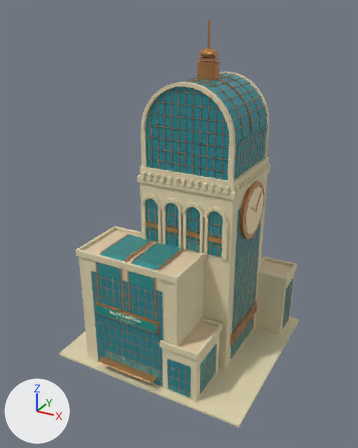
The glTF model game/assets/desert-dreams-3d/252-blender.glb: old version first, new version second.
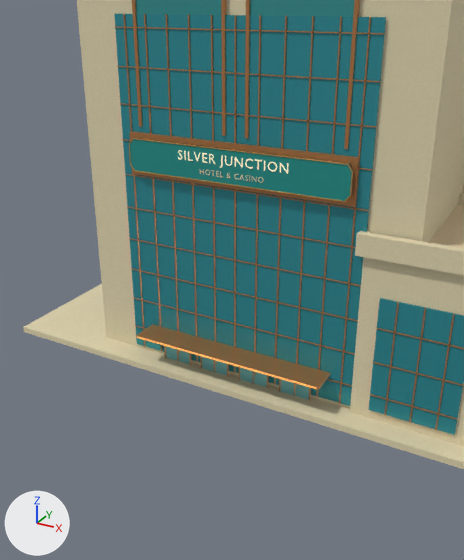
Old and new are each drawn whole from a 50 mm lens placed at (60.7, -114.4, 95.7), pointed at (-0.3, -3.5, 40.3) and again close up from a 50 mm lens placed at (19.0, -67.9, 32.2), pointed at (-4.2, -25.8, 11.1). The lights are fixed; the arrows at lower left show +X, +Y and +Z. The last two pictures show the newer version. Objects named as collision shapes, trigger or cutter boxes, shadow casters or lower levels of detail are left out.

Names of what the first close-up shows: 'silver-junction copper', 'silver-junction cream • stucco', 'silver-junction glass', 'silver-junction glass_light', 'silver-junction roof • stucco', 'silver-junction sign_gold', 'silver-junction sign_ivory', 'silver-junction sign_neon_ivory', 'silver-junction sign_teal', 'silver-junction teal' and 2 more.
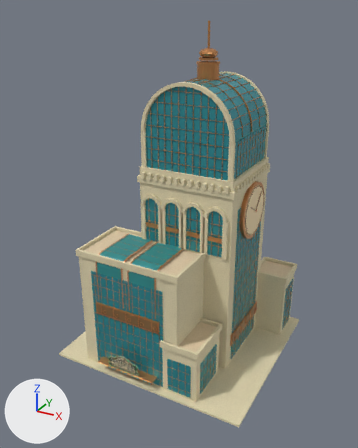
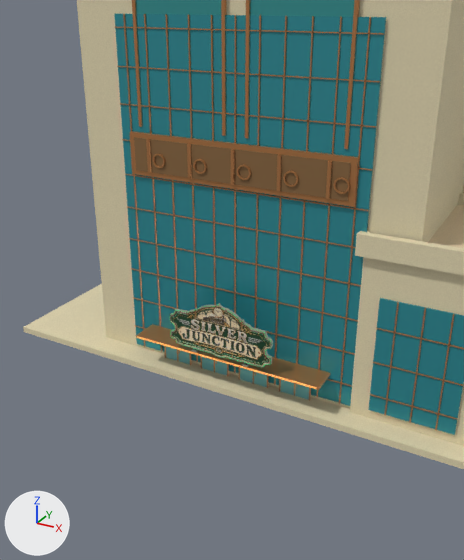
Pixel boxes (x1, y1, x2, y2) of what changed, in the close-ups (464 x 560 px):
```json
{"object": "silver-junction sign_teal", "change": "deleted", "before": [130, 139, 353, 201], "on screen": "cyan"}
{"object": "CasinoLogo252", "change": "added", "after": [170, 303, 273, 368], "faces in mat_sign_logo_letters": [170, 305, 271, 367], "faces in mat_sign_logo_metal (light grey #bdbfae)": [171, 303, 273, 367]}
{"object": "silver-junction sign_gold", "change": "deleted", "before": [129, 138, 353, 202]}
{"object": "silver-junction sign_neon_ivory", "change": "deleted", "before": [178, 150, 289, 174]}
{"object": "silver-junction sign_ivory", "change": "deleted", "before": [200, 169, 263, 183]}
{"object": "silver-junction frame", "change": "unchanged, uncovered by the edit", "before": [134, 137, 351, 201], "after": [134, 137, 351, 201]}
```

Scene script edits in JSON lines:
```json
{"op": "add", "block": "img_252_light", "code": ["img_252_light = load_image('252-light', '_unpacked/252-light', 1024, 512, 'sRGB')"]}
{"op": "add", "block": "img_252_color", "code": ["img_252_color = load_image('252-color', '_unpacked/252-color', 1024, 512, 'sRGB')"]}
{"op": "add", "block": "mat_sign_logo_neon_a", "code": ["mat_sign_logo_neon_a = principled_material('sign_logo_neon_a')", "mat_sign_logo_neon_a.base_color = (0.0742, 1.0, 0.332)  # green #4dff9c", "mat_sign_logo_neon_a.metallic = 0.05", "mat_sign_logo_neon_a.roughness = 0.52", "mat_sign_logo_neon_a.emission_color = (0.0742, 1.0, 0.332)  # green #4dff9c", "mat_sign_logo_neon_a.emission_strength = 0.035"]}
{"op": "add", "block": "mat_sign_logo_case", "code": ["mat_sign_logo_case = principled_material('sign_logo_case')", "mat_sign_logo_case.base_color = (0.0343, 0.0369, 0.0319)  # dark grey #343632", "mat_sign_logo_case.metallic = 0.6", "mat_sign_logo_case.roughness = 0.52"]}
{"op": "add", "block": "mat_sign_logo_metal", "code": ["mat_sign_logo_metal = principled_material('sign_logo_metal')", "mat_sign_logo_metal.base_color = (0.509, 0.521, 0.423)  # light grey #bdbfae", "mat_sign_logo_metal.metallic = 0.55", "mat_sign_logo_metal.roughness = 0.52"]}
{"op": "add", "block": "mat_sign_logo_letters", "code": ["mat_sign_logo_letters = bpy.data.materials.new('sign_logo_letters')", "# uses the picture img_252_color", "# uses the picture img_252_light"]}
{"op": "add", "block": "me_shaped_metal_cabinet", "code": ["me_shaped_metal_cabinet = bpy.data.meshes.new('Shaped metal cabinet')", "me_shaped_metal_cabinet.from_pydata(...)  # 557 vertices, 1017 faces; spans x -9.88..-0.12, y -26.69..-26.04, z 3.97..9.1", "# faces by material slot: [320, 73, 600, 24]", "me_shaped_metal_cabinet.materials.append(mat_sign_logo_metal)  # light grey #bdbfae", "me_shaped_metal_cabinet.materials.append(mat_sign_logo_letters)", "me_shaped_metal_cabinet.materials.append(mat_sign_logo_neon_a)  # green #4dff9c", "me_shaped_metal_cabinet.materials.append(mat_sign_logo_case)  # dark grey #343632"]}
{"op": "remove", "block": "ob_silver_junction_sign_gold", "code": ["ob_silver_junction_sign_gold = bpy.data.objects.new('silver-junction sign_gold', me_v2_sign_silver_junction_enamel_border)", "ob_silver_junction_sign_gold.location = (0.0, 0.0, 0.0)"]}
{"op": "remove", "block": "ob_silver_junction_sign_ivory", "code": ["ob_silver_junction_sign_ivory = bpy.data.objects.new('silver-junction sign_ivory', me_v2_sign_hotel___casino)", "ob_silver_junction_sign_ivory.location = (0.0, 0.0, 0.0)"]}
{"op": "remove", "block": "ob_silver_junction_sign_neon_ivory", "code": ["ob_silver_junction_sign_neon_ivory = bpy.data.objects.new('silver-junction sign_neon_ivory', me_v2_sign_silver_junction)", "ob_silver_junction_sign_neon_ivory.location = (0.0, 0.0, 0.0)"]}
{"op": "remove", "block": "ob_silver_junction_sign_teal", "code": ["ob_silver_junction_sign_teal = bpy.data.objects.new('silver-junction sign_teal', me_v2_sign_silver_junction_station_nameboard)", "ob_silver_junction_sign_teal.location = (0.0, 0.0, 0.0)"]}
{"op": "add", "block": "ob_casinologo252", "code": ["ob_casinologo252 = bpy.data.objects.new('CasinoLogo252', me_shaped_metal_cabinet)", "ob_casinologo252.location = (0.0, 0.0, 0.0)"]}
```
